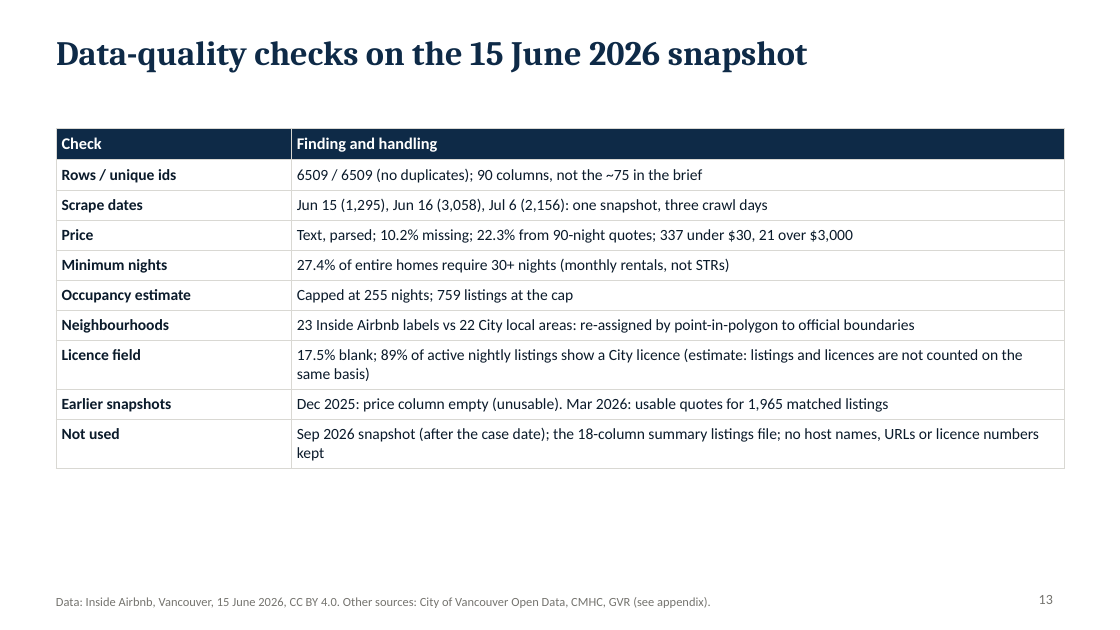
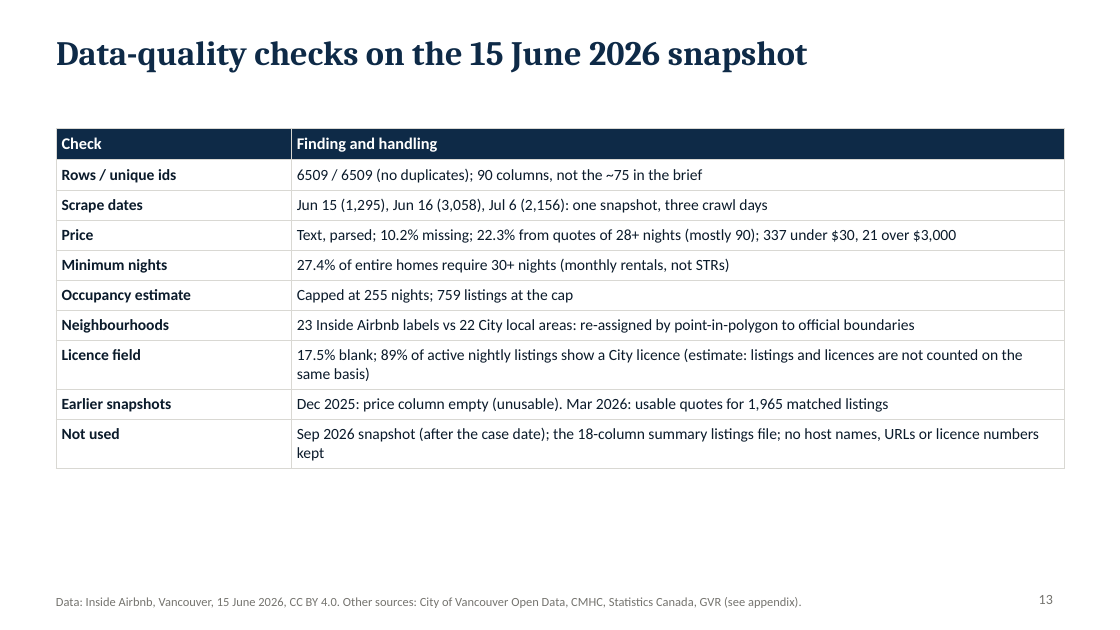
Before and after one commit to alexmdy/datajam2026, a slide deck: slide 13 of deck/DDD_DataJam2026_Pitch.pptx. Drawn at 1120x630 pixels with LibreOffice and Linux fonts; fonts in the diff are those of the drawing. Boxes give left, top, right and bottom in pixels: in the first picture for what was removed or moved away, otherwise in the second. Text is boxed around its words. In the diff, an @@ line names an element or a change of style, - is before the commit and + after.

```diff
--- a/deck/DDD_DataJam2026_Pitch.pptx
+++ b/deck/DDD_DataJam2026_Pitch.pptx
@@ table at (56, 129, 1064, 466) @@
-row 4, column 2: Text, parsed; 10.2% missing; 22.3% from 90-night quotes; 337 under $30, 21 over $3,000
+row 4, column 2: Text, parsed; 10.2% missing; 22.3% from quotes of 28+ nights (mostly 90); 337 under $30, 21 over $3,000
@@ text at (56, 597, 802, 608): text changed @@
-Data: Inside Airbnb, Vancouver, 15 June 2026, CC BY 4.0. Other sources: City of Vancouver Open Data, CMHC, GVR (see appendix).
+Data: Inside Airbnb, Vancouver, 15 June 2026, CC BY 4.0. Other sources: City of Vancouver Open Data, CMHC, Statistics Canada, GVR (see appendix).
```
Also in this commit, not shown: 14 other slides changed, 33 other files.
